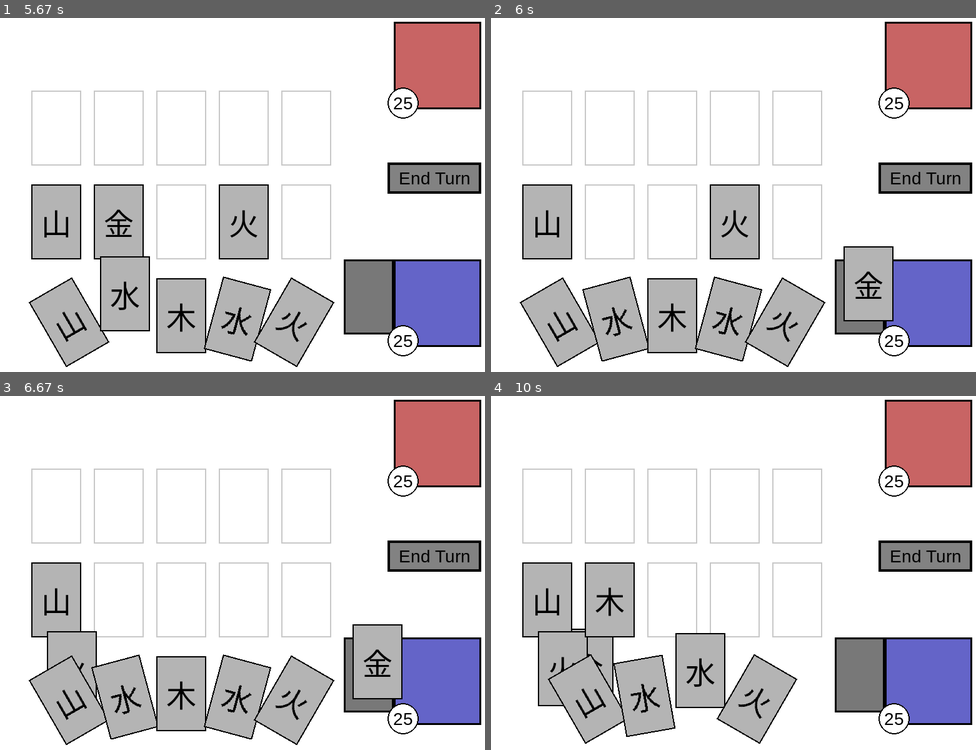
Above: before the commit, frames 1-4 (two rows, left to right).
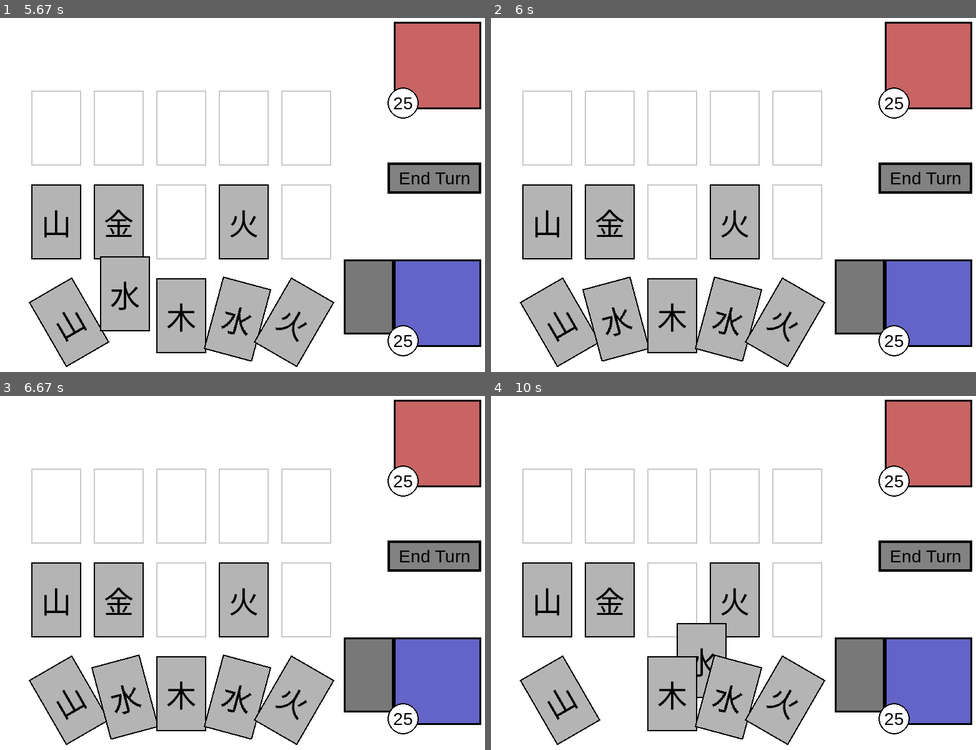
Above: after the commit, the same moments.

Repository: ChioreanBogdan/Pygame-Card-Game
Game: pygame game, started from tiny_kanji_card_game.py
Two runs of this game, one before a commit and one after it. Both use one fixed random seed, a clock stepped at 60 frames per second and the inputs below.
Inputs (mouse positions are in pixels of both pictures, inside the frame that each line leads up to):
- Up to frame 1 (5.67 s): press the mouse at (179, 315) at 0.37 s; move the mouse to (135, 294) at 0.47 s; release the mouse at (92, 272) at 0.6 s; click "25" at 0.72 s; click (97, 322) at 1.05 s; press the mouse at (97, 294) at 1.37 s; move the mouse to (77, 198) at 1.47 s; release the mouse at (58, 99) at 1.6 s; press the mouse at (266, 322) at 1.7 s; move the mouse to (189, 283) at 1.8 s; release the mouse at (111, 244) at 1.93 s; click (116, 223) at 2.05 s; click "25" at 2.38 s; press the mouse at (368, 297) at 2.7 s; move the mouse to (373, 187) at 2.8 s; release the mouse at (378, 78) at 2.93 s; press the mouse at (368, 297) at 3.03 s; move the mouse to (320, 265) at 3.13 s; release the mouse at (271, 237) at 3.27 s; press the mouse at (368, 297) at 3.37 s; move the mouse to (271, 195) at 3.47 s; release the mouse at (169, 92) at 3.6 s; press the mouse at (295, 322) at 3.7 s; move the mouse to (247, 308) at 3.8 s; release the mouse at (198, 294) at 3.93 s; press the mouse at (295, 322) at 4.03 s; move the mouse to (179, 272) at 4.13 s; release the mouse at (67, 223) at 4.27 s; press the mouse at (436, 177) at 4.37 s; move the mouse to (261, 230) at 4.47 s; release the mouse at (87, 287) at 4.6 s; press the mouse at (97, 322) at 4.7 s; move the mouse to (266, 304) at 4.8 s; release the mouse at (436, 294) at 4.93 s; press the mouse at (38, 322) at 5.03 s; move the mouse to (145, 269) at 5.13 s; release the mouse at (247, 216) at 5.27 s; press the mouse at (38, 322) at 5.37 s; move the mouse to (82, 311) at 5.47 s; release the mouse at (126, 301) at 5.6 s
- Up to frame 2 (6 s): press the mouse at (607, 223) at 5.7 s; move the mouse to (738, 251) at 5.8 s; release the mouse at (869, 283) at 5.93 s
- Up to frame 3 (6.67 s): press the mouse at (242, 601) at 6.03 s; move the mouse to (155, 633) at 6.13 s; release the mouse at (72, 668) at 6.27 s; press the mouse at (295, 700) at 6.37 s; move the mouse to (184, 650) at 6.47 s; release the mouse at (77, 597) at 6.6 s
- Up to frame 4 (10 s): press the mouse at (728, 696) at 7.2 s; move the mouse to (718, 686) at 7.3 s; release the mouse at (704, 675) at 7.43 s; press the mouse at (859, 675) at 7.53 s; move the mouse to (723, 672) at 7.63 s; release the mouse at (588, 665) at 7.77 s; click (670, 696) at 7.88 s; press the mouse at (670, 693) at 8.2 s; move the mouse to (641, 629) at 8.3 s; release the mouse at (607, 565) at 8.43 s; press the mouse at (733, 601) at 8.53 s; move the mouse to (743, 629) at 8.63 s; release the mouse at (748, 661) at 8.77 s; press the mouse at (728, 696) at 8.87 s; move the mouse to (743, 629) at 8.97 s; release the mouse at (752, 562) at 9.1 s; press the mouse at (733, 601) at 9.2 s; move the mouse to (718, 647) at 9.3 s; release the mouse at (709, 693) at 9.43 s; press the mouse at (927, 555) at 9.53 s; move the mouse to (912, 505) at 9.63 s; release the mouse at (903, 456) at 9.77 s; press the mouse at (617, 696) at 9.87 s; move the mouse to (699, 661) at 9.97 s

Frame 1 is identical in both runs. In frame 2, 4.3% of the frame differs, in the area x 19-83%, y 46-86%; in frame 3, 7.5%; in frame 4, 12%, in the area x 5-69%, y 46-99%.

Commit message:
Fixed card slot snapping behavior

Diff:
--- a/tiny_kanji_card_game.py
+++ b/tiny_kanji_card_game.py
@@ -91,6 +91,7 @@
 
     mouse_pos = pygame.mouse.get_pos()
 
+    #print("DRAWING:", [c.kanji.symbol for c in player_cards])
     for card in player_cards:
         if card != dragging_card:   # don't double-draw dragged card
             card.draw(screen, kanji_font)
@@ -135,17 +136,23 @@
                         hand.cards.append(new_card)
 
                 # Check if the mouse click was inside the card's rectangle
-                for player_card in reversed(player_cards + hand.cards):
+                for player_card in (player_cards + hand.cards):
 
                     if player_card.rect.collidepoint(event.pos):
                         dragging_card = player_card
 
                         dragging_card.old_slot = None
+                        i=0
                         # if this card was in a slot, empty that slot
                         for slot in board.player_slots:
-                            if slot.card is dragging_card:
+                            #i=i+1
+                            #print("Slot["+str(i)+"] " + str(slot.card))
+                            if slot.card == dragging_card:
+                                print("Clearing slot index:", board.player_slots.index(slot))
                                 slot.card = None
-                        #print("Started dragging " + dragging_card.name)
+                                dragging_card.old_slot = slot
+                                #player_cards.remove(dragging_card)
+
                                 break
                         # Start dragging this card
 
@@ -173,6 +180,11 @@
             # Check if it was the left mouse button
             if event.button == 1:
                 if dragging_card:
+                    i=0
+                    # if this card was in a slot, empty that slot
+                    #for slot in board.player_slots:
+                       # i=i+1
+                        #print("Slot["+str(i)+"] " + str(slot.card))
 
                     placed_in_slot = False  # track if we snapped it
 
@@ -183,9 +195,13 @@
                             if slot.card is not None:
                                 continue
 
-                            dragging_card.pos = slot.rect.center
-                            dragging_card.rect.center = slot.rect.center
-                            slot.card = dragging_card
+                            if slot.card is None:
+                                dragging_card.pos = slot.rect.center
+                                dragging_card.rect.center = slot.rect.center
+                                print("Assigning slot index:", board.player_slots.index(slot))
+                                slot.card = dragging_card
+                                print("Slot now contains:", slot.card.kanji.symbol)
+                                #print("Slot has " + str(slot.card.kanji))
 
                             # remove from hand so Hand.draw stops managing it
                             if dragging_card in hand.cards:
@@ -205,6 +221,10 @@
                             dragging_card.pos = dragging_card.old_slot.rect.center
                             dragging_card.rect.center = dragging_card.old_slot.rect.center
 
+                for i, slot in enumerate(board.player_slots):
+                    print(i, slot.card.kanji.symbol if slot.card else "EMPTY")
+                    #print("player_cards:", [c.kanji.symbol for c in player_cards])
+
                 dragging_card = None
 
 #pygame.quit()
